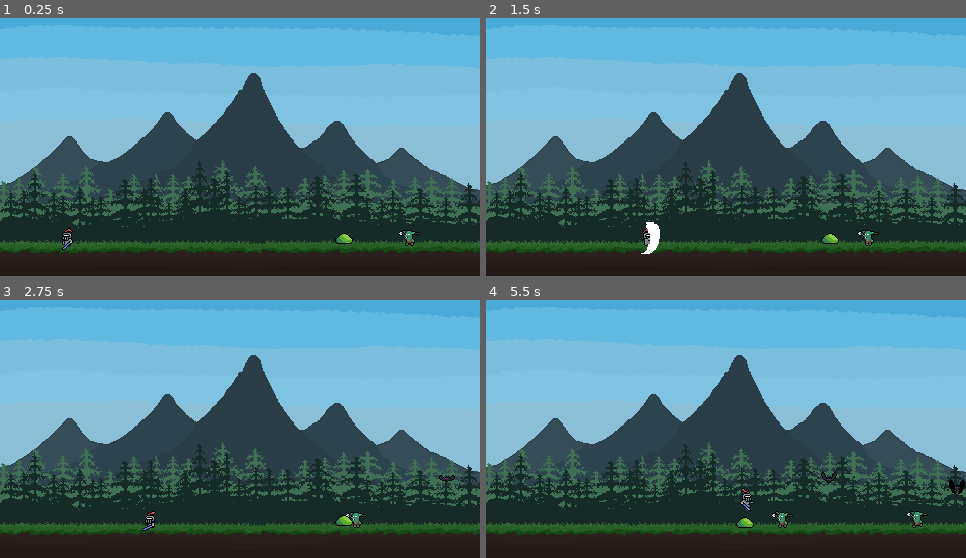
Above: before the commit, frames 1-4 (two rows, left to right).
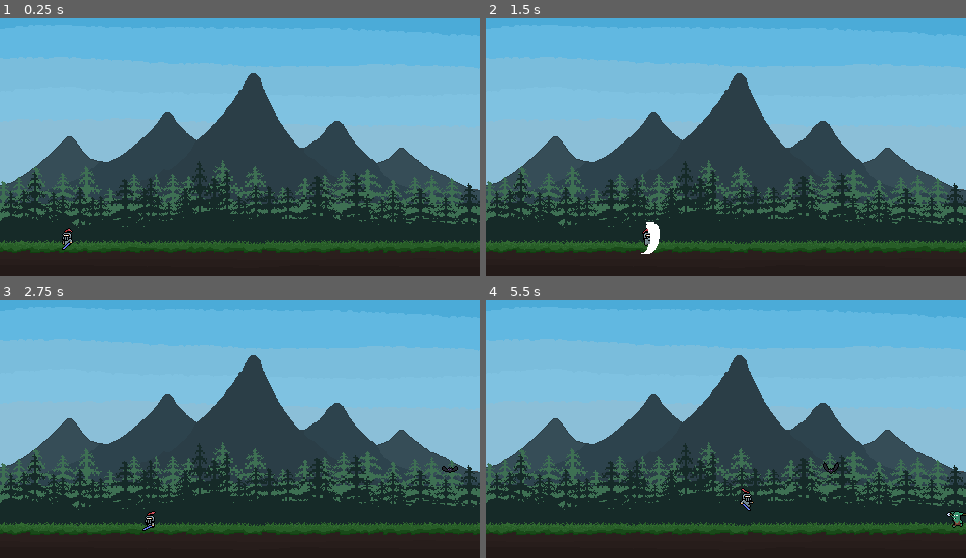
Above: after the commit, the same moments.

Repository: RadoslawG123/WavesOfMonsters
Game: Godot game, scene res://Scenes/main.tscn
Two runs of this game, one before a commit and one after it. Both use one fixed random seed, a clock stepped at 60 frames per second and the inputs below.
Inputs:
- Up to frame 1 (0.25 s): no input
- Up to frame 2 (1.5 s): hold D (Right) from 0.53 s (still down); tap W (Jump) at 0.6, 0.77, 1.07 s; tap Space (Attack) at 1.35 s
- Up to frame 3 (2.75 s): tap W (Jump) at 1.52, 1.55, 1.82, 2.1 s; release D (Right) at 2.03 s; hold A (Left) from 2.03 s (still down)
- Up to frame 4 (5.5 s): release A (Left) at 2.78 s; hold D (Right) 2.78-4.28 s; tap Space (Attack) at 2.85, 4.35 s; tap W (Jump) at 3.02, 3.05, 3.32, 3.6, 3.77, 4.07, 4.52, 4.55, 4.82, 5.1 s; tap K (DebugEnemy) at 4.15 s; hold A (Left) 4.28-5.03 s; hold D (Right) from 5.03 s (still down)

The runs differ from the first frame. In frame 1, 0.3% of the frame differs, in the area x 69-88%, y 82-89%; in frame 2, 0.3%; in frame 3, 0.4%; in frame 4, 0.8%, in the area x 52-100%, y 62-89%.

Commit message:
Create working slime. Add slime to MonsterGenerator.

Diff:
--- a/Scenes/Enemies/Slime.tscn
+++ b/Scenes/Enemies/Slime.tscn
@@ -8,18 +8,11 @@
 [ext_resource type="Shader" uid="uid://k5wu2e0okuur" path="res://Assets/Shaders/White.gdshader" id="6_jus8j"]
 
 [sub_resource type="ShaderMaterial" id="ShaderMaterial_jus8j"]
+resource_local_to_scene = true
 shader = ExtResource("6_jus8j")
 shader_parameter/flash_modifier = 0.0
 shader_parameter/flash_color = Color(1, 1, 1, 1)
-shader_parameter/custom_modulate = Color(0.89492244, 0.89492244, 0.8949223, 1)
-
-[sub_resource type="AtlasTexture" id="AtlasTexture_ua82p"]
-atlas = ExtResource("1_kexyb")
-region = Rect2(200, 0, 20, 20)
-
-[sub_resource type="AtlasTexture" id="AtlasTexture_otd3f"]
-atlas = ExtResource("1_kexyb")
-region = Rect2(220, 0, 20, 20)
+shader_parameter/custom_modulate = Color(1, 1, 1, 1)
 
 [sub_resource type="AtlasTexture" id="AtlasTexture_jus8j"]
 atlas = ExtResource("1_kexyb")
@@ -69,19 +62,16 @@
 atlas = ExtResource("1_kexyb")
 region = Rect2(60, 0, 20, 20)
 
+[sub_resource type="AtlasTexture" id="AtlasTexture_ua82p"]
+atlas = ExtResource("1_kexyb")
+region = Rect2(200, 0, 20, 20)
+
+[sub_resource type="AtlasTexture" id="AtlasTexture_otd3f"]
+atlas = ExtResource("1_kexyb")
+region = Rect2(220, 0, 20, 20)
+
 [sub_resource type="SpriteFrames" id="SpriteFrames_r1vj8"]
 animations = [{
-"frames": [{
-"duration": 1.0,
-"texture": SubResource("AtlasTexture_ua82p")
-}, {
-"duration": 1.0,
-"texture": SubResource("AtlasTexture_otd3f")
-}],
-"loop": 0,
-"name": &"Fall",
-"speed": 5.0
-}, {
 "frames": [{
 "duration": 1.0,
 "texture": SubResource("AtlasTexture_jus8j")
@@ -138,10 +128,105 @@
 "loop": 0,
 "name": &"Jump",
 "speed": 5.0
+}, {
+"frames": [{
+"duration": 1.0,
+"texture": SubResource("AtlasTexture_ua82p")
+}, {
+"duration": 1.0,
+"texture": SubResource("AtlasTexture_otd3f")
+}],
+"loop": 0,
+"name": &"Land",
+"speed": 5.0
 }]
 
 [sub_resource type="RectangleShape2D" id="RectangleShape2D_r1vj8"]
 size = Vector2(18, 12)
+
+[sub_resource type="Animation" id="Animation_i418a"]
+resource_name = "Float"
+length = 3.0
+loop_mode = 1
+step = 0.5
+tracks/0/type = "value"
+tracks/0/imported = false
+tracks/0/enabled = true
+tracks/0/path = NodePath("AnimatedSprite2D:animation")
+tracks/0/interp = 1
+tracks/0/loop_wrap = true
+tracks/0/keys = {
+"times": PackedFloat32Array(0),
+"transitions": PackedFloat32Array(1),
+"update": 1,
+"values": [&"Float"]
+}
+tracks/1/type = "value"
+tracks/1/imported = false
+tracks/1/enabled = true
+tracks/1/path = NodePath("AnimatedSprite2D:frame")
+tracks/1/interp = 1
+tracks/1/loop_wrap = true
+tracks/1/keys = {
+"times": PackedFloat32Array(0, 0.5, 1, 1.5, 2, 2.5),
+"transitions": PackedFloat32Array(1, 1, 1, 1, 1, 1),
+"update": 1,
+"values": [0, 1, 2, 3, 4, 5]
+}
+tracks/2/type = "value"
+tracks/2/imported = false
+tracks/2/enabled = true
+tracks/2/path = NodePath("AnimationPlayer:speed_scale")
+tracks/2/interp = 1
+tracks/2/loop_wrap = true
+tracks/2/keys = {
+"times": PackedFloat32Array(0),
+"transitions": PackedFloat32Array(1),
+"update": 0,
+"values": [2.0]
+}
+
+[sub_resource type="Animation" id="Animation_vp0jb"]
+resource_name = "Idle"
+length = 2.0
+loop_mode = 1
+step = 0.5
+tracks/0/type = "value"
+tracks/0/imported = false
+tracks/0/enabled = true
+tracks/0/path = NodePath("AnimatedSprite2D:animation")
+tracks/0/interp = 1
+tracks/0/loop_wrap = true
+tracks/0/keys = {
+"times": PackedFloat32Array(0),
+"transitions": PackedFloat32Array(1),
+"update": 1,
+"values": [&"Idle"]
+}
+tracks/1/type = "value"
+tracks/1/imported = false
+tracks/1/enabled = true
+tracks/1/path = NodePath("AnimatedSprite2D:frame")
+tracks/1/interp = 1
+tracks/1/loop_wrap = true
+tracks/1/keys = {
+"times": PackedFloat32Array(0, 0.5, 1, 1.5),
+"transitions": PackedFloat32Array(1, 1, 1, 1),
+"update": 1,
+"values": [0, 1, 2, 3]
+}
+tracks/2/type = "value"
+tracks/2/imported = false
+tracks/2/enabled = true
+tracks/2/path = NodePath("AnimationPlayer:speed_scale")
+tracks/2/interp = 1
+tracks/2/loop_wrap = true
+tracks/2/keys = {
+"times": PackedFloat32Array(0),
+"transitions": PackedFloat32Array(1),
+"update": 0,
+"values": [2.0]
+}
 
 [sub_resource type="Animation" id="Animation_jus8j"]
 resource_name = "Jump"
@@ -171,6 +256,58 @@
 "update": 1,
 "values": [0, 1, 2, 3]
 }
+tracks/2/type = "value"
+tracks/2/imported = false
+tracks/2/enabled = true
+tracks/2/path = NodePath("AnimationPlayer:speed_scale")
+tracks/2/interp = 1
+tracks/2/loop_wrap = true
+tracks/2/keys = {
+"times": PackedFloat32Array(0),
+"transitions": PackedFloat32Array(1),
+"update": 0,
+"values": [2.0]
+}
+
+[sub_resource type="Animation" id="Animation_wwgcc"]
+resource_name = "Land"
+step = 0.5
+tracks/0/type = "value"
+tracks/0/imported = false
+tracks/0/enabled = true
+tracks/0/path = NodePath("AnimatedSprite2D:animation")
+tracks/0/interp = 1
+tracks/0/loop_wrap = true
+tracks/0/keys = {
+"times": PackedFloat32Array(0),
+"transitions": PackedFloat32Array(1),
+"update": 1,
+"values": [&"Land"]
+}
+tracks/1/type = "value"
+tracks/1/imported = false
+tracks/1/enabled = true
+tracks/1/path = NodePath("AnimatedSprite2D:frame")
+tracks/1/interp = 1
+tracks/1/loop_wrap = true
+tracks/1/keys = {
+"times": PackedFloat32Array(0, 0.5),
+"transitions": PackedFloat32Array(1, 1),
+"update": 1,
+"values": [0, 1]
+}
+tracks/2/type = "value"
+tracks/2/imported = false
+tracks/2/enabled = true
+tracks/2/path = NodePath("AnimationPlayer:speed_scale")
+tracks/2/interp = 1
+tracks/2/loop_wrap = true
+tracks/2/keys = {
+"times": PackedFloat32Array(0),
+"transitions": PackedFloat32Array(1),
+"update": 0,
+"values": [4.0]
+}
 
 [sub_resource type="Animation" id="Animation_qvstw"]
 length = 0.001
@@ -198,17 +335,32 @@
 "update": 1,
 "values": [0]
 }
+tracks/2/type = "value"
+tracks/2/imported = false
+tracks/2/enabled = true
+tracks/2/path = NodePath("AnimationPlayer:speed_scale")
+tracks/2/interp = 1
+tracks/2/loop_wrap = true
+tracks/2/keys = {
+"times": PackedFloat32Array(0),
+"transitions": PackedFloat32Array(1),
+"update": 0,
+"values": [1.0]
+}
 
 [sub_resource type="AnimationLibrary" id="AnimationLibrary_i418a"]
 _data = {
+&"Float": SubResource("Animation_i418a"),
+&"Idle": SubResource("Animation_vp0jb"),
 &"Jump": SubResource("Animation_jus8j"),
+&"Land": SubResource("Animation_wwgcc"),
 &"RESET": SubResource("Animation_qvstw")
 }
 
 [sub_resource type="RectangleShape2D" id="RectangleShape2D_qnic2"]
 size = Vector2(18, 12)
 
-[node name="Slime" type="CharacterBody2D" unique_id=1997628686]
+[node name="Slime" type="CharacterBody2D" unique_id=1997628686 groups=["Enemy"]]
 collision_layer = 2
 collision_mask = 4
 script = ExtResource("1_otd3f")
@@ -231,6 +383,7 @@
 
 [node name="Hurtbox" parent="." unique_id=1952516124 node_paths=PackedStringArray("sprite", "enemy_body") instance=ExtResource("5_jus8j")]
 visible = false
+collision_mask = 40
 sprite = NodePath("../AnimatedSprite2D")
 enemy_body = NodePath("..")
 
@@ -239,3 +392,7 @@
 shape = SubResource("RectangleShape2D_qnic2")
 
 [node name="JumpTimer" type="Timer" parent="." unique_id=125949172]
+one_shot = true
+
+[connection signal="animation_finished" from="AnimationPlayer" to="." method="_on_animation_finished"]
+[connection signal="timeout" from="JumpTimer" to="." method="_on_jump_timer_timeout"]
--- a/Scenes/Enemies/slime.gd
+++ b/Scenes/Enemies/slime.gd
@@ -1,13 +1,15 @@
 extends CharacterBody2D
 
 @onready var animation_player: AnimationPlayer = $AnimationPlayer
+@onready var jump_timer: Timer = $JumpTimer
 
-var X_VELOCITY := -100.0
-var X_DECELERATION := 20.0
 const FALL_GRAVITY := 500.0
 const FALL_VELOCITY := 200.0
 const JUMP_VELOCITY := -200.0
 const JUMP_DECELERATION := 10.0
+
+var X_VELOCITY := 0.0
+var X_DECELERATION := 20.0
 
 ## States
 enum STATE {
@@ -18,10 +20,10 @@
 
 var active_state := STATE.FLOOR
 
-
 # Called when the node enters the scene tree for the first time.
 func _ready() -> void:
-	pass
+	jump_timer.wait_time = randf_range(3.0, 5.0)
+	jump_timer.start()
 
 # Called every frame. 'delta' is the elapsed time since the previous frame.
 func _physics_process(delta: float) -> void:
@@ -31,20 +33,19 @@
 		STATE.FALL:
 			velocity.y = move_toward(velocity.y, FALL_VELOCITY, FALL_GRAVITY * delta)
 
-			moving_horizontally(delta)
+			move_horizontally(delta)
 
 			if is_on_floor():
-				velocity.x = 0.0
-				#animation_player.play("Jump")
+				animation_player.play("Land")
 				switch_state(STATE.FLOOR)
 
 		STATE.FLOOR:
-			if Input.is_action_just_pressed("DebugEnemy"):
-				switch_state(STATE.JUMP)
+			velocity.x = -X_VELOCITY
+
 		STATE.JUMP:
 			velocity.y = move_toward(velocity.y, 0, JUMP_DECELERATION * delta)
 
-			moving_horizontally(delta)
+			move_horizontally(delta)
 
 			if velocity.y >= 0:
 				if velocity.y >= -100:
@@ -59,9 +60,27 @@
 	active_state = to_state
 
 	match active_state:
+		STATE.FLOOR:
+			X_VELOCITY = 0.0
+			jump_timer.start()
 		STATE.JUMP:
+			X_VELOCITY = randf_range(50.0, 100.0)
+			X_DECELERATION = randf_range(15.0, 30.0)
 			velocity.y = JUMP_VELOCITY
 
-func moving_horizontally(delta):
-	velocity.x = X_VELOCITY
+func move_horizontally(delta):
+	velocity.x = -X_VELOCITY
 	velocity.x = move_toward(velocity.x, 0, X_DECELERATION * delta)
+
+
+func _on_animation_finished(anim_name: StringName) -> void:
+	if anim_name == "Jump":
+		animation_player.play("Float")
+		switch_state(STATE.JUMP)
+	elif anim_name == "Land":
+		animation_player.play("Idle")
+
+
+func _on_jump_timer_timeout() -> void:
+	animation_player.play("Jump")
+	jump_timer.wait_time = randf_range(3.0, 5.0)
--- a/Scenes/Others/monster_generator.tscn
+++ b/Scenes/Others/monster_generator.tscn
@@ -3,6 +3,7 @@
 [ext_resource type="Script" uid="uid://xivkqi3ondqq" path="res://Scripts/Others/monster_generator.gd" id="1_emvdd"]
 [ext_resource type="PackedScene" uid="uid://d36rtrfysxsbj" path="res://Scenes/Enemies/Bat.tscn" id="2_3cn4h"]
 [ext_resource type="PackedScene" uid="uid://c2qvma7ibv2be" path="res://Scenes/Enemies/SpearGoblin.tscn" id="3_yn72s"]
+[ext_resource type="PackedScene" uid="uid://bct0c4gv4uebg" path="res://Scenes/Enemies/Slime.tscn" id="4_yn72s"]
 
 [sub_resource type="RectangleShape2D" id="RectangleShape2D_emvdd"]
 size = Vector2(20, 10)
@@ -14,6 +15,7 @@
 script = ExtResource("1_emvdd")
 spear_goblin = ExtResource("3_yn72s")
 bat = ExtResource("2_3cn4h")
+slime = ExtResource("4_yn72s")
 
 [node name="FloorSpawnPosition" type="CollisionShape2D" parent="." unique_id=400855718]
 position = Vector2(0, -5)
--- a/Scenes/main.tscn
+++ b/Scenes/main.tscn
@@ -2,12 +2,10 @@
 
 [ext_resource type="Texture2D" uid="uid://cch4fp8ctssn3" path="res://Assets/Background/Background_v2.png" id="2_21xkr"]
 [ext_resource type="Texture2D" uid="uid://6o150dfsk3bf" path="res://Assets/Tileset/GrassLand/Terrain/Grassland_Terrain_47Tiles.png" id="3_jjvhh"]
-[ext_resource type="PackedScene" uid="uid://c2qvma7ibv2be" path="res://Scenes/Enemies/SpearGoblin.tscn" id="4_jjvhh"]
 [ext_resource type="PackedScene" uid="uid://dxej5w0j47va1" path="res://Scenes/Player/Player.tscn" id="4_kry3j"]
 [ext_resource type="Texture2D" uid="uid://ca2qkwsd8in86" path="res://Assets/Tileset/GrassLand/Background/GrassLand_Background_Guide.png" id="5_kry3j"]
 [ext_resource type="PackedScene" uid="uid://bj1bs61eh85y4" path="res://Scenes/Others/monster_generator.tscn" id="6_21xkr"]
 [ext_resource type="AudioStream" uid="uid://dnjnobqhmqxx6" path="res://Assets/Audio/WOF_v1.mp3" id="7_6bp64"]
-[ext_resource type="PackedScene" uid="uid://bct0c4gv4uebg" path="res://Scenes/Enemies/Slime.tscn" id="8_344ge"]
 
 [sub_resource type="TileSetAtlasSource" id="TileSetAtlasSource_21xkr"]
 texture = ExtResource("3_jjvhh")
@@ -128,25 +126,20 @@
 tile_map_data = PackedByteArray("AAAAAP//AAABAAAAAAABAP//AAABAAAAAAACAP//AAABAAAAAAADAP//AAABAAAAAAAEAP//AAABAAAAAAAFAP …(1104 unchanged characters)…
 tile_set = SubResource("TileSet_r1vj8")
 
-[node name="Player" parent="." unique_id=197770266 instance=ExtResource("4_kry3j")]
-position = Vector2(-28, -23)
-
 [node name="Camera2D" type="Camera2D" parent="." unique_id=1578881204 groups=["Camera"]]
 position = Vector2(-94, -253)
 anchor_mode = 0
 zoom = Vector2(1.01, 1.01)
 process_callback = 0
 
-[node name="SpearGoblin" parent="." unique_id=431472173 instance=ExtResource("4_jjvhh")]
-position = Vector2(316, -30)
-
 [node name="AudioStreamPlayer2D" type="AudioStreamPlayer2D" parent="." unique_id=1195678830]
 stream = ExtResource("7_6bp64")
 autoplay = true
 parameters/looping = true
 
-[node name="Slime" parent="." unique_id=1997628686 instance=ExtResource("8_344ge")]
-position = Vector2(247, -28)
+[node name="MonsterGenerator" parent="." unique_id=1461595443 instance=ExtResource("6_21xkr")]
+position = Vector2(396, -22)
 
-[node name="MonsterGenerator" parent="." unique_id=1461595443 instance=ExtResource("6_21xkr")]
-position = Vector2(394, -13)
+[node name="Player" parent="." unique_id=197770266 instance=ExtResource("4_kry3j")]
+z_index = 1
+position = Vector2(-28, -23)
--- a/Scripts/Others/monster_generator.gd
+++ b/Scripts/Others/monster_generator.gd
@@ -11,13 +11,14 @@
 ## Export variables
 @export var spear_goblin: PackedScene
 @export var bat: PackedScene
+@export var slime: PackedScene
 
 
 ##### Main functions #####
 
 ## Spawn Monster
 func spawn_monster():
-	var random_monster = [spear_goblin, bat].pick_random()
+	var random_monster = [spear_goblin, bat, slime].pick_random()
 	var new_monster
 
 	if random_monster == spear_goblin:
@@ -32,6 +33,11 @@
 		var random_position_y = randf_range(edge_positions["top"], edge_positions["bottom"])
 
 		new_monster.global_position = Vector2(sky_spawn_position.global_position.x, random_position_y)
+		get_tree().current_scene.add_child(new_monster)
+	elif random_monster == slime:
+		new_monster = slime.instantiate()
+
+		new_monster.global_position = floor_spawn_position.global_position
 		get_tree().current_scene.add_child(new_monster)
 
 ## Get Edge Positions: sky spawn global edges positions
